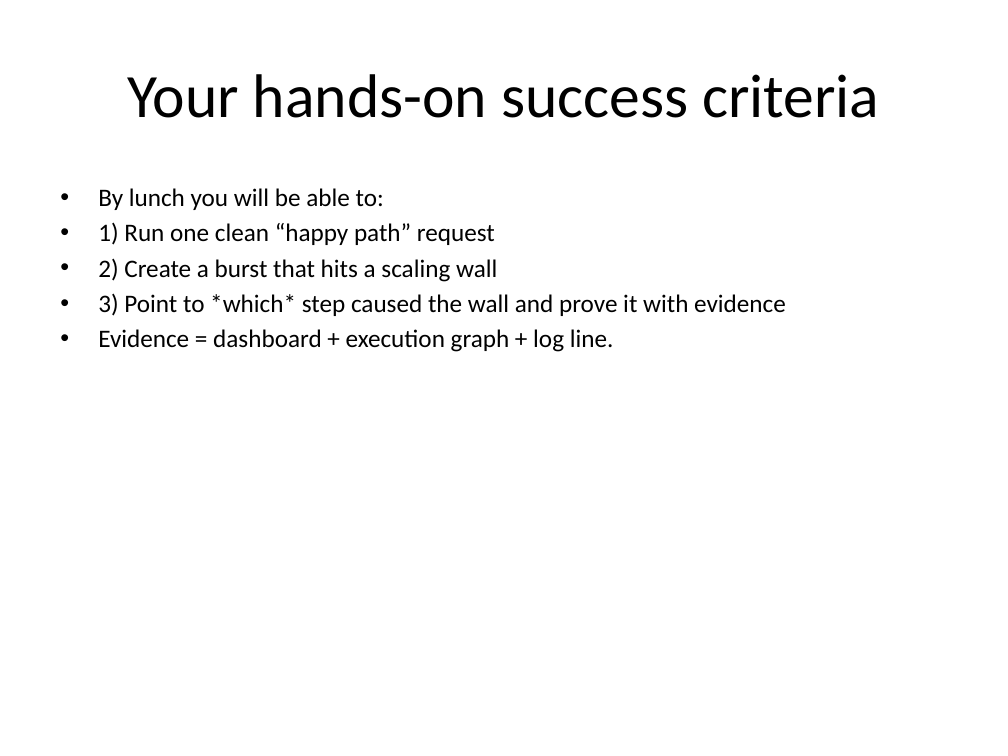
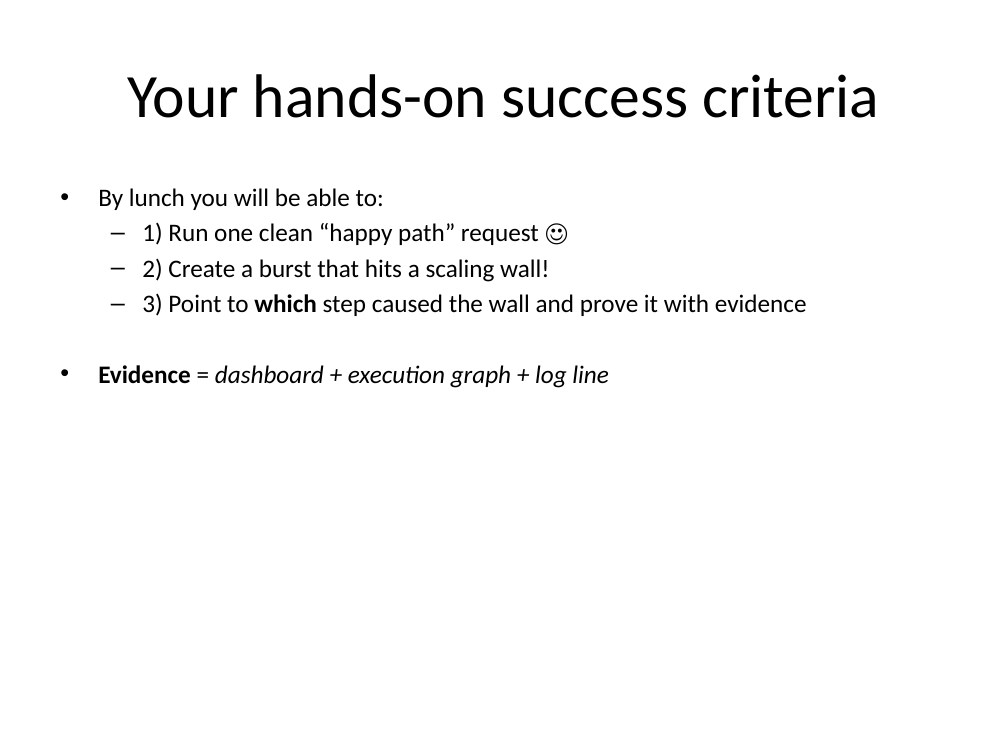
Before and after one commit to Corndel/AI6-5W, a slide deck: slide 9 of slides/morning_deck_scale_or_fail.pptx. Drawn at 1008x756 pixels with LibreOffice and Linux fonts; fonts in the diff are those of the drawing. Boxes give left, top, right and bottom in pixels: in the first picture for what was removed or moved away, otherwise in the second. Text is boxed around its words. In the diff, an @@ line names an element or a change of style, - is before the commit and + after.

```diff
--- a/slides/morning_deck_scale_or_fail.pptx
+++ b/slides/morning_deck_scale_or_fail.pptx
@@ text at bbox=[98, 222, 807, 388]: text changed @@
-• 1) Run one clean “happy path” request
-• 2) Create a burst that hits a scaling wall
-• 3) Point to *which* step caused the wall and prove it with evidence
-• Evidence = dashboard + execution graph + log line.
+  – 1) Run one clean “happy path” request ☺
+  – 2) Create a burst that hits a scaling wall!
+  – 3) Point to which step caused the wall and prove it with evidence
+• Evidence = dashboard + execution graph + log line
```
Also in this commit, not shown: 15 other slides changed, 1 slide added, 1 other file.
